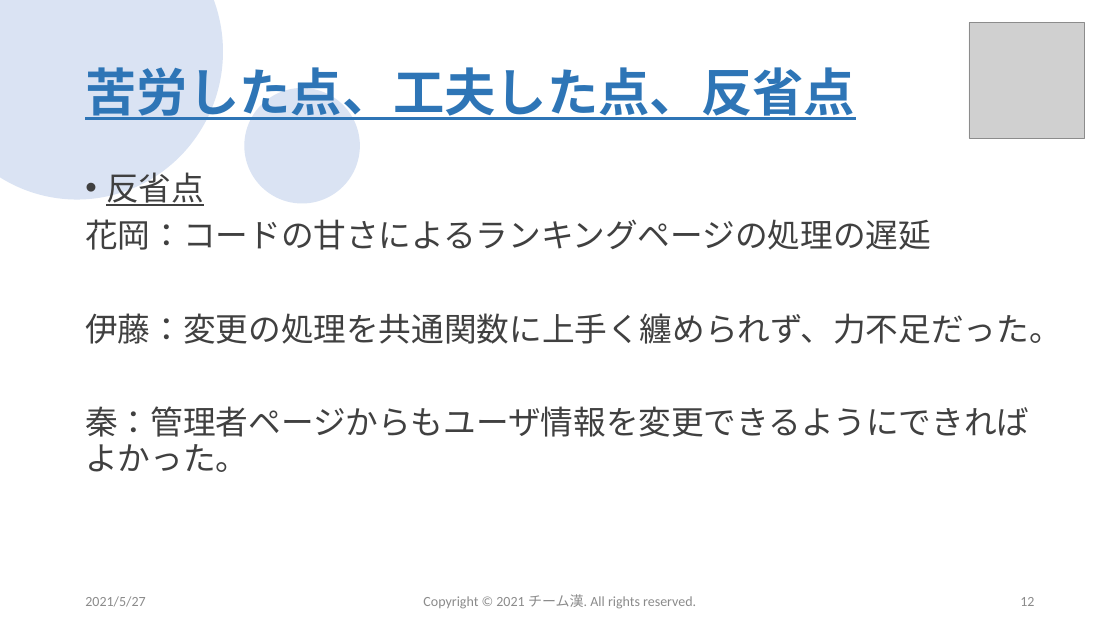
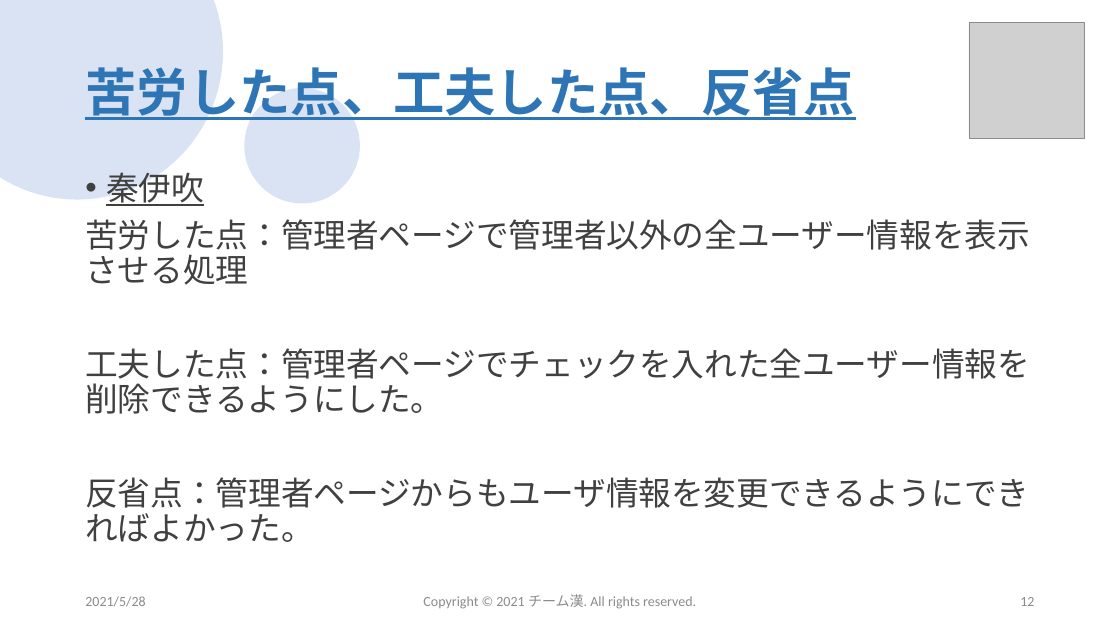
Before and after one commit to sss-sr2021/GUYS, a slide deck: slide 12 of 提出物/チーム漢_成果発表会プレゼン資料.pptx. Drawn at 1120x630 pixels with LibreOffice and Linux fonts; fonts in the diff are those of the drawing; grey boxes stand for pictures; background and template pictures are left out. Boxes give left, top, right and bottom in pixels: in the first picture for what was removed or moved away, otherwise in the second. Text is boxed around its words. In the diff, an @@ line names an element or a change of style, - is before the commit and + after.

Commit message:
プレゼン資料変更

```diff
--- a/提出物/チーム漢_成果発表会プレゼン資料.pptx
+++ b/提出物/チーム漢_成果発表会プレゼン資料.pptx
@@ text at box(85, 172, 1030, 542): text changed @@
-• 反省点
-花岡：コードの甘さによるランキングページの処理の遅延
-伊藤：変更の処理を共通関数に上手く纏められず、力不足だった。
-秦：管理者ページからもユーザ情報を変更できるようにできればよかった。
+• 秦伊吹
+苦労した点：管理者ページで管理者以外の全ユーザー情報を表示させる処理
+工夫した点：管理者ページでチェックを入れた全ユーザー情報を削除できるようにした。
+反省点：管理者ページからもユーザ情報を変更できるようにできればよかった。
@@ text at box(85, 596, 145, 607): text changed @@
-2021/5/27
+2021/5/28
```
Also in this commit, not shown: 13 other slides changed.
